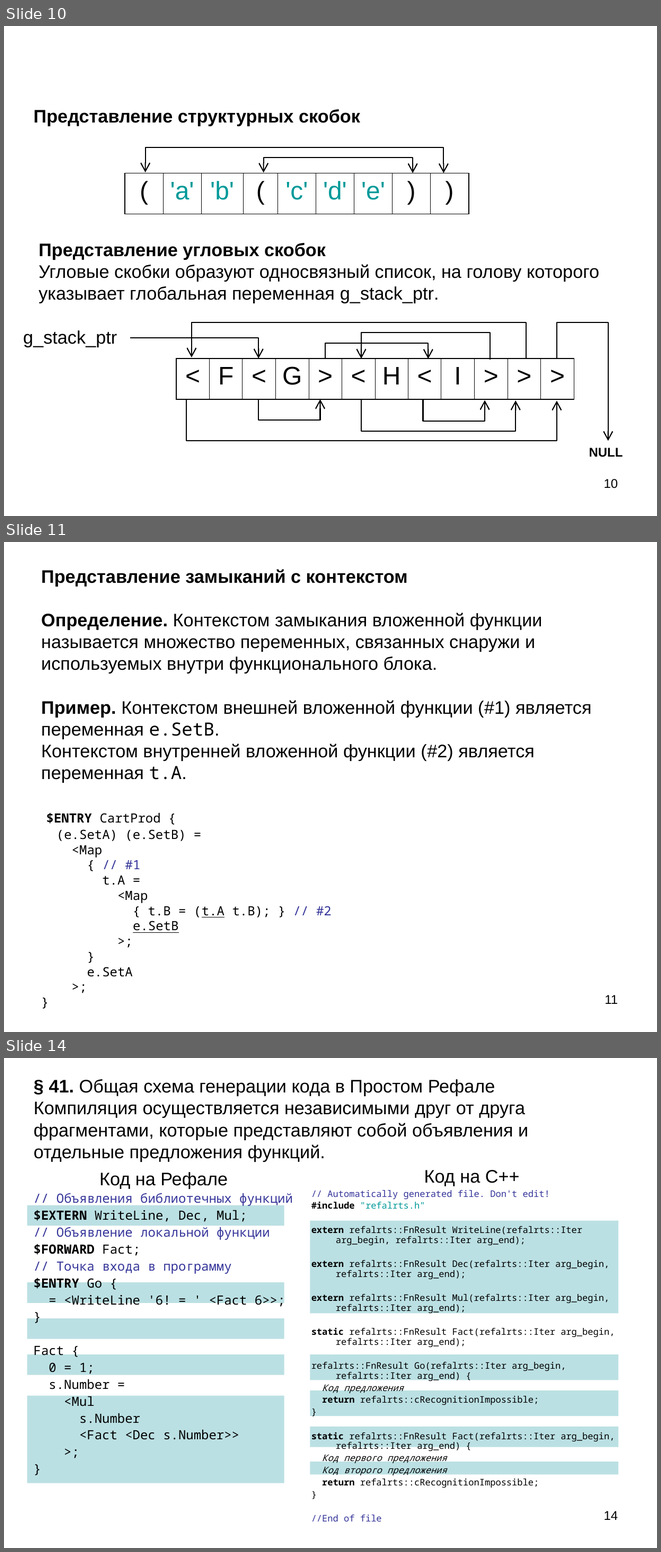
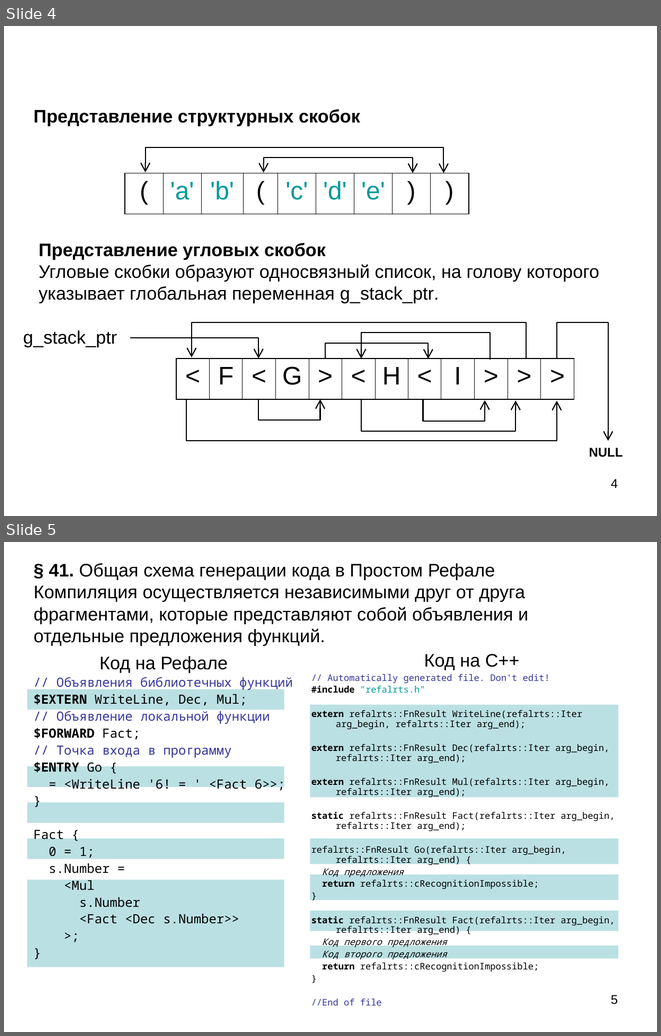
Before and after one commit to Mazdaywik/Refal-05, a slide deck: doc/Компилятор Простого Рефала.ppt. Shown one above the other, each under a label of ours: slides 10, 11 and 14 before the commit, slides 4 and 5 after it; the slides between them are not shown. The pictures are 661x1552 and 661x1036 pixels, drawn with LibreOffice and Linux fonts; fonts in the diff are those of the drawing. Boxes give left, top, right and bottom in pixels: in the first picture for what was removed or moved away, otherwise in the second. Text is boxed around its words. In the diff, an @@ line names an element or a change of style, - is before the commit and + after.

```diff
--- a/doc/Компилятор Простого Рефала.ppt
+++ b/doc/Компилятор Простого Рефала.ppt
@@ slide 11 removed at bbox=[4, 542, 657, 1032], background #FFFFFF @@
@@ text removed at bbox=[41, 569, 591, 977] @@
-Представление замыканий с контекстом
-Определение. Контекстом замыкания вложенной функции называется множество переменных, связанных снаружи и используемых внутри функционального блока.
-Пример. Контекстом внешней вложенной функции (#1) является переменная e.SetB.
-Контекстом внутренней вложенной функции (#2) является переменная t.A.
-$ENTRY CartProd {
-(e.SetA) (e.SetB) =
-<Map
-{ // #1
-t.A =
-<Map
-{ t.B = (t.A t.B); } // #2
-e.SetB
->;
-}
-e.SetA
->;
-}
@@ page number removed at bbox=[604, 995, 618, 1004] @@
-11
@@ what was slide 10 is now slide 4 @@
@@ page number at bbox=[611, 479, 618, 488]: text changed @@
-10
+4
@@ what was slide 14 is now slide 5 @@
@@ page number at bbox=[611, 995, 618, 1004]: text changed @@
-14
+5
```
Also in this commit, not shown: 1 slide changed, 13 other slides removed.
